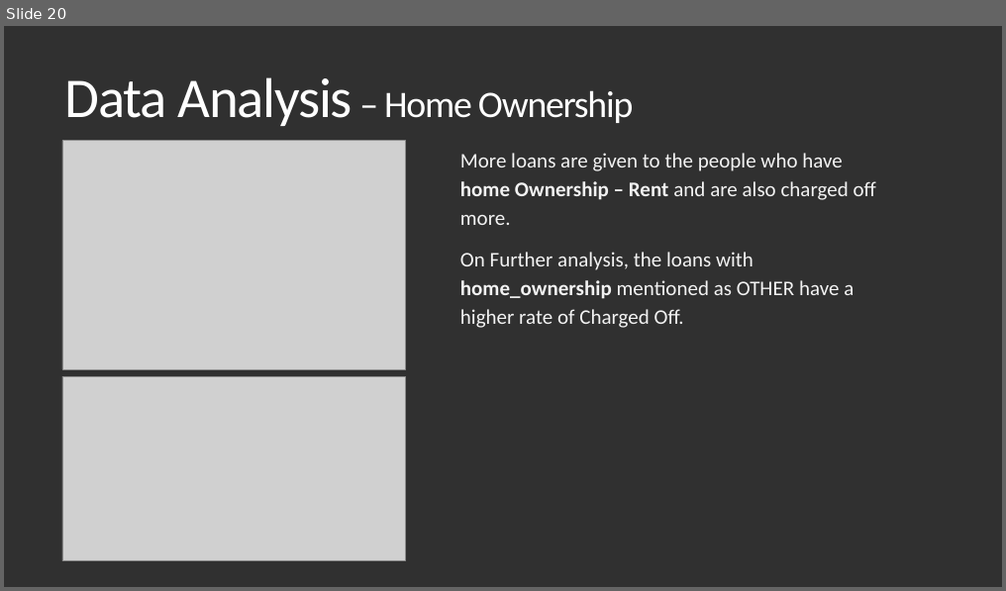
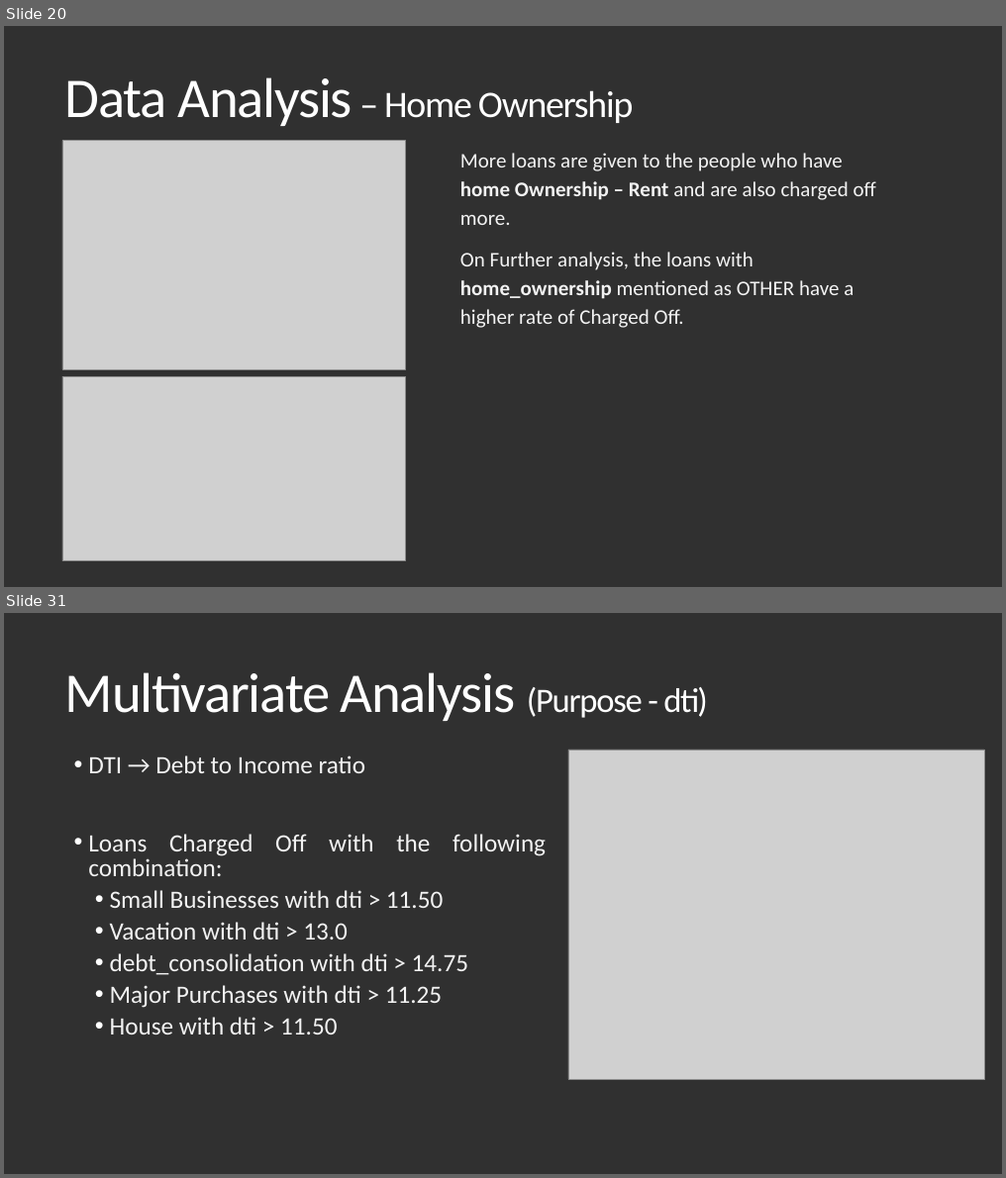
Before and after one commit to Vasista-Eranki/LendingClubCaseStudy, a slide deck: Lending Club Case Study.pptx. Shown one above the other, each under a label of ours: slide 20 before the commit, slides 20 and 31 after it; the slides between them are not shown. The pictures are 1006x591 and 1006x1178 pixels, drawn with LibreOffice and Linux fonts; fonts in the diff are those of the drawing; grey boxes stand for pictures. Boxes give left, top, right and bottom in pixels: in the first picture for what was removed or moved away, otherwise in the second. Text is boxed around its words. In the diff, an @@ line names an element or a change of style, - is before the commit and + after.

```diff
--- a/Lending Club Case Study.pptx
+++ b/Lending Club Case Study.pptx
@@ slide 31 added at <box>4,613,1002,1174</box>, background #303030 @@
@@ title added at <box>65,672,708,721</box>, 54 pt, text #FFFFFF @@
+Multivariate Analysis (Purpose - dti)
@@ text added at <box>88,756,546,1035</box>, 24 pt, text #F2F2F2 @@
+• DTI → Debt to Income ratio
+• Loans Charged Off with the following combination:
+  • Small Businesses with dti > 11.50
+  • Vacation with dti > 13.0
+  • debt_consolidation with dti > 14.75
+  • Major Purchases with dti > 11.25
+  • House with dti > 11.50
@@ picture added at <box>568,750,985,1079</box> @@
```
Also in this commit, not shown: 1 slide changed, 13 other slides added.
